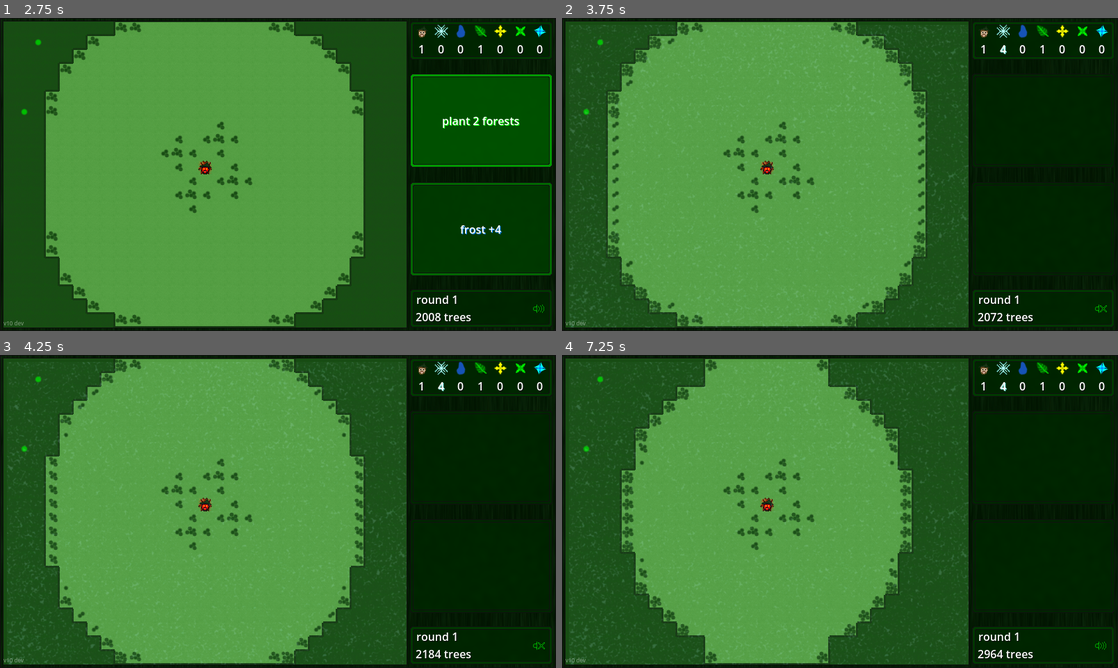
Above: before the commit, frames 1-4 (two rows, left to right).
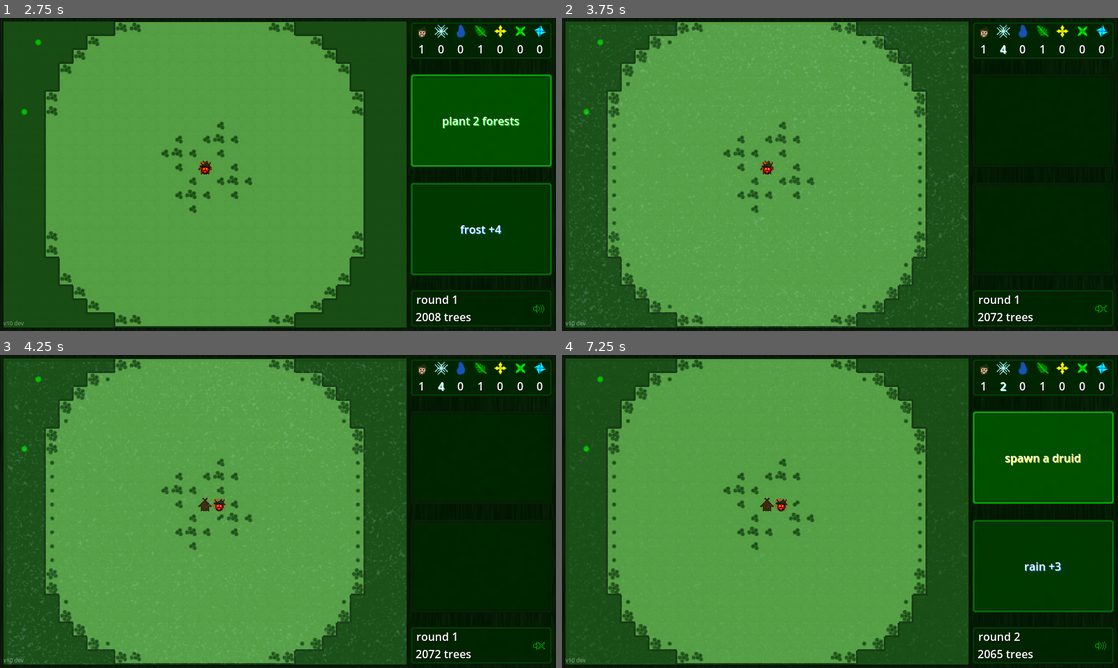
Above: after the commit, the same moments.

Repository: TriffnixXIV/ForstForward
Game: Godot game, scene res://Scenes/ForstForward.tscn
The game is run twice, just before and just after one commit, with the same random seed, the same clock (stepped at 60 frames per second) and the same inputs. Sound files missing from this copy of the repository are replaced by a short silence.
Inputs (mouse positions are in pixels of both pictures, inside the frame that each line leads up to):
- Up to frame 1 (2.75 s): click (205, 174) at 0.5 s; click (205, 174) at 1.25 s; click "plant 2 forests" at 2 s
- Up to frame 2 (3.75 s): click "frost +4" at 2.75 s; click (1101, 309) at 3.5 s
- Up to frame 3 (4.25 s): no input
- Up to frame 4 (7.25 s): tap Enter at 4.25 s; move the mouse to (962, 495) at 4.27 s; tap Tab at 4.35, 5.1, 5.85 s; click (962, 495) at 4.42 s; move the mouse to (728, 527) at 5.02 s; click (728, 527) at 5.17 s; move the mouse to (895, 442) at 5.77 s; click (895, 442) at 5.92 s; click (1045, 458) at 6.5 s, where only the run after the commit has a clickable "spawn a druid"

Frame 1 is identical in both runs. In frame 2, 0.4% of the frame differs, in the area x 8-66%, y 4-99%; in frame 3, 2.5%; in frame 4, 19%, in the area x 7-100%, y 1-99%.
Error before the commit: Invalid call. Nonexistent function 'update_forest_edges' in base 'TileMap (Map)'. (res://Code/Advancement.gd:77)
Error after the commit: Invalid operands 'Array' and 'Object' in operator '+'. (res://Code/ForstForward.gd:161)

Commit message:
map refactor pt3: creatures

Diff:
--- a/Source/Code/Action.gd
+++ b/Source/Code/Action.gd
@@ -147,11 +147,11 @@
 	var success = false
 	match type:
 		Type.spawn_treant:
-			success = map.spawn_treant(cell_position)
+			success = map.treants.spawn(cell_position)
 		Type.spawn_treantling:
-			success = map.spawn_treantling(cell_position)
+			success = map.treantlings.spawn(cell_position)
 		Type.spawn_druid:
-			success = map.spawn_druid(cell_position)
+			success = map.druids.spawn(cell_position)
 		Type.spread:
 			success = map.spread_forest(cell_position, strength)
 			emit_signal("numbers_changed")
--- a/Source/Code/Advancement.gd
+++ b/Source/Code/Advancement.gd
@@ -6,7 +6,7 @@
 enum Phase {transitioning, idle, starting, druids, growth, villagers}
 var current_phase = Phase.idle
 
-var still_acting: bool = false
+var actions_left: bool = false
 
 var step_done = false
 
@@ -29,27 +29,27 @@
 
 func start_druid_phase():
 	$Sounds/DruidStart.play()
-	still_acting = true
+	actions_left = true
 	current_phase = Phase.druids
 
-	for druid in map.druids:
+	for druid in map.druids.druids:
 		druid.prepare_turn(map.druid_actions)
 		druid.set_circle_trees(map.druid_circle_trees)
 
-	for treant in map.treants:
+	for treant in map.treants.treants:
 		treant.prepare_turn(map.treant_actions)
 		treant.set_death_spread(map.treant_death_spread)
 
-	for treantling in map.treantlings:
+	for treantling in map.treantlings.treantlings:
 		treantling.prepare_turn(map.treantling_actions)
 		treantling.set_stomp_strength(map.treantling_strength)
 		treantling.set_death_spread(map.treantling_death_spread)
 
 func next_druid_step():
 	$Sounds/DruidAdvance.play()
-	still_acting = false
-	for creature in map.druids + map.treants + map.treantlings:
-		still_acting = creature.act() or still_acting
+	actions_left = false
+	for creature in map.druids.druids + map.treants.treants + map.treantlings.treantlings:
+		actions_left = creature.act() or actions_left
 
 func start_growth_phase():
 	$Sounds/GrowthStart.play()
@@ -74,30 +74,23 @@
 		map.increase_yield(cell, growth_amounts[cell])
 		map.grown_trees += map.get_yield(cell) - previous_yield
 
-	map.update_forest_edges()
+	map.forest_edges.update()
 	map.remaining_growth_stages -= 1
 	map.total_growth_stages += 1
 
 func start_villager_phase():
 	$Sounds/HorstStart.play()
-	still_acting = true
+	actions_left = true
 	current_phase = Phase.villagers
 
-	var action_loss = map.get_coldness()
-	for villager in map.villagers.villagers:
-		map.actions_lost_to_frost += min(map.villager_actions, action_loss)
-		villager.prepare_turn(map.villager_actions - action_loss)
-
-	map.update_cell_tree_distance_map()
+	map.villagers.prepare()
 
 func next_villager_step():
 	villager_moved = false
 	villager_chopped = false
 	villager_built = false
 
-	still_acting = false
-	for villager in map.villagers.villagers:
-		still_acting = villager.act() or still_acting
+	actions_left = map.villagers.act()
 
 	$Sounds/BaseAdvance.play()
 	if villager_moved:		$Sounds.villager_move()
@@ -117,12 +110,12 @@
 		step_done = false
 		match current_phase:
 			Phase.starting:
-				if len(map.druids) == 0 and len(map.treantlings) == 0 and len(map.treants) == 0:
+				if len(map.druids.druids) == 0 and len(map.treantlings.treantlings) == 0 and len(map.treants.treants) == 0:
 					start_growth_phase()
 				else:
 					start_druid_phase()
 			Phase.druids:
-				if still_acting:
+				if actions_left:
 					next_druid_step()
 				else:
 					start_growth_phase()
@@ -132,7 +125,7 @@
 				else:
 					start_villager_phase()
 			Phase.villagers:
-				if still_acting:
+				if actions_left:
 					next_villager_step()
 				else:
 					finish()
--- /dev/null
+++ b/Source/Code/Druids.gd
@@ -0,0 +1,28 @@
+extends Node2D
+class_name Druids
+
+var map: Map
+
+var DruidScene: PackedScene = preload("res://Scenes/Druid.tscn")
+var druids: Array[Druid] = []
+
+func reset():
+	for druid in druids:
+		remove_child(druid)
+		druid.queue_free()
+	druids = []
+
+func can_spawn(cell_position: Vector2i):
+	return map.is_forest(cell_position)
+
+func spawn(cell_position: Vector2i):
+	if can_spawn(cell_position):
+		var druid: Druid = DruidScene.instantiate()
+		druid.cell_position = cell_position
+		druid.map = map
+		druid.update_position()
+		druids.append(druid)
+		add_child(druid)
+		return true
+	else:
+		return false
--- a/Source/Code/ForstForward.gd
+++ b/Source/Code/ForstForward.gd
@@ -132,11 +132,11 @@
 		var valid_click_target = false
 		match selected_action.get_active_type():
 			Action.Type.spawn_treant:
-				valid_click_target = $Map.can_spawn_treant(current_map_position)
+				valid_click_target = $Map.treants.can_spawn(current_map_position)
 			Action.Type.spawn_treantling:
-				valid_click_target = $Map.can_spawn_treantling(current_map_position)
+				valid_click_target = $Map.treantlings.can_spawn(current_map_position)
 			Action.Type.spawn_druid:
-				valid_click_target = $Map.can_spawn_druid(current_map_position)
+				valid_click_target = $Map.druids.can_spawn(current_map_position)
 			Action.Type.plant:
 				valid_click_target = $Map.can_plant_forest(current_map_position)
 			Action.Type.spread:
@@ -392,6 +392,11 @@
 	start_next_round()
 
 func start_next_round():
+	if len($Map.crystals.fully_grown_crystals) > 0:
+		$Sounds.upgrade()
+	else:
+		play_advance_sound()
+
 	current_round += 1
 	next_turn_step()
 	unlock_selection()
@@ -453,9 +458,9 @@
 	$Sidebar/InGameUI/NumberContainer/Numbers/GrowthUpgrades/Label.label_settings.shadow_color = Color(0, 0, 0, 0.8)
 	$Sidebar/InGameUI/NumberContainer/Numbers/WeatherUpgrades/Label.text = str(upgrade_factory.total_weather_upgrades)
 	$Sidebar/InGameUI/NumberContainer/Numbers/WeatherUpgrades/Label.label_settings.shadow_color = Color(0, 0, 0, 0.8)
-	$Sidebar/InGameUI/NumberContainer/Numbers/Druids/Label.text = str(len($Map.druids))
+	$Sidebar/InGameUI/NumberContainer/Numbers/Druids/Label.text = str(len($Map.druids.druids))
 	$Sidebar/InGameUI/NumberContainer/Numbers/Druids/Label.label_settings.shadow_color = Color(0, 0, 0, 0.8)
-	$Sidebar/InGameUI/NumberContainer/Numbers/Treants/Label.text = str(len($Map.treants))
+	$Sidebar/InGameUI/NumberContainer/Numbers/Treants/Label.text = str(len($Map.treants.treants))
 	$Sidebar/InGameUI/NumberContainer/Numbers/Treants/Label.label_settings.shadow_color = Color(0, 0, 0, 0.8)
 
 func update_score():
--- a/Source/Code/Map.gd
+++ b/Source/Code/Map.gd
@@ -9,26 +9,18 @@
 var transition_info = []
 
 var forest_edges: ForestEdges
+var crystals: Crystals
 var villagers: Villagers
-
-@export var Druid: PackedScene
-var druids: Array[Druid] = []
-
-@export var Treant: PackedScene
-var treants: Array[Treant] = []
-
-var Treantling: PackedScene = preload("res://Scenes/Treantling.tscn")
-var treantlings: Array[Treantling] = []
-
-var crystals: Crystals
-
-@export var LightningStrike: PackedScene
-@export var Blast: PackedScene
-@export var GrowthEffect: PackedScene
+var treants: Treants
+var treantlings: Treantlings
+var druids: Druids
+
+var LightningStrike: PackedScene = preload("res://Scenes/Lightning.tscn")
+var Blast: PackedScene = preload("res://Scenes/Blast.tscn")
+var GrowthEffect: PackedScene = preload("res://Scenes/GrowthEffect.tscn")
 
 var highest_possible_score: int
 
-var base_villager_actions = 12
 var base_treant_actions = 6
 var base_treant_has_lifespan = false
 var base_treant_lifespan = 40
@@ -48,7 +40,6 @@
 var base_rain_frost_boost = 0
 var base_min_frost = 0
 
-var villager_actions: int
 var treant_actions: int
 var treant_has_lifespan: bool
 var treant_lifespan: int
@@ -113,11 +104,17 @@
 	forest_edges = $ForestEdges
 	crystals = $Crystals
 	villagers = $Villagers
+	treants = $Treants
+	treantlings = $Treantlings
+	druids = $Druids
 
 	advancement.map = self
 	forest_edges.map = self
 	crystals.map = self
 	villagers.map = self
+	treants.map = self
+	treantlings.map = self
+	druids.map = self
 
 	highest_possible_score = width * height * 10
 
@@ -234,19 +231,13 @@
 	frost_boost = 0
 	update_frost_overlay()
 
+	crystals.reset()
 	villagers.reset()
-
-	for creature in druids + treants + treantlings:
-		remove_child(creature)
-		creature.queue_free()
-	druids = []
-	treants = []
-	treantlings = []
-
-	crystals.reset()
+	druids.reset()
+	treants.reset()
+	treantlings.reset()
 
 func reset_upgrades():
-	villager_actions		= base_villager_actions
 	treant_actions			= base_treant_actions
 	treant_has_lifespan		= base_treant_has_lifespan
 	treant_lifespan			= base_treant_lifespan
@@ -358,7 +349,7 @@
 	var coldness = get_coldness()
 	if coldness > 0:
 		$Overlays/Frost.visible = true
-		$Overlays/Frost.modulate.a = min(1, coldness / float(villager_actions))
+		$Overlays/Frost.modulate.a = min(1, coldness / float(villagers.actions))
 	else:
 		$Overlays/Frost.visible = false
 
@@ -721,89 +712,13 @@
 	lightning_strike.queue_free()
 
 func count_treant_spawn_spots():
-	return count_spots(can_spawn_treant)
-
-func can_spawn_treant(cell_position: Vector2i):
-	for diff in [Vector2i(0, 0), Vector2i(1, 0), Vector2i(1, 1), Vector2i(0, 1)]:
-		var cell = cell_position + diff
-		if not is_forest(cell):
-			return false
-	return true
-
-func spawn_treant(cell_position: Vector2i):
-	if can_spawn_treant(cell_position):
-		var treant: Treant = Treant.instantiate()
-		treant.cell_position = cell_position
-		treant.map = self
-		if treant_has_lifespan:
-			treant.set_lifespan(treant_lifespan)
-		treant.update_position()
-		treant.connect("has_died", despawn_treant)
-		treants.append(treant)
-		add_child(treant)
-		treants_spawned += 1
-		return true
-	else:
-		return false
-
-func set_treant_lifespan(actions: int):
-	treant_lifespan = actions
-	for treant in treants:
-		treant.set_lifespan(treant_lifespan)
-
-func despawn_treant(treant: Treant):
-	treants.erase(treant)
-	remove_child(treant)
-	treant.queue_free()
+	return count_spots(treants.can_spawn)
 
 func count_treantling_spawn_spots():
-	return count_spots(can_spawn_treantling)
-
-func can_spawn_treantling(cell_position: Vector2i):
-	return is_forest(cell_position)
-
-func spawn_treantling(cell_position: Vector2i):
-	if can_spawn_treantling(cell_position):
-		var treantling: Treantling = Treantling.instantiate()
-		treantling.cell_position = cell_position
-		treantling.map = self
-		treantling.set_lifespan(treantling_lifespan)
-		treantling.update_position()
-		treantling.connect("has_died", despawn_treantling)
-		treantlings.append(treantling)
-		add_child(treantling)
-		treantlings_spawned += 1
-		return true
-	else:
-		return false
-
-func set_treantling_lifespan(actions: int):
-	treantling_lifespan = actions
-	for treantling in treantlings:
-		treantling.set_lifespan(treantling_lifespan)
-
-func despawn_treantling(treantling: Treantling):
-	treantlings.erase(treantling)
-	remove_child(treantling)
-	treantling.queue_free()
+	return count_spots(treantlings.can_spawn)
 
 func count_druid_spawn_spots():
-	return count_spots(can_spawn_druid)
-
-func can_spawn_druid(cell_position: Vector2i):
-	return is_forest(cell_position)
-
-func spawn_druid(cell_position: Vector2i):
-	if can_spawn_druid(cell_position):
-		var druid: Druid = Druid.instantiate()
-		druid.cell_position = cell_position
-		druid.map = self
-		druid.update_position()
-		druids.append(druid)
-		add_child(druid)
-		return true
-	else:
-		return false
+	return count_spots(druids.can_spawn)
 
 func blast_with_fire(cell_position: Vector2i):
 	var blast: Blast = Blast.instantiate()
--- /dev/null
+++ b/Source/Code/Treantlings.gd
@@ -0,0 +1,41 @@
+extends Node2D
+class_name Treantlings
+
+var map: Map
+
+var TreantlingScene: PackedScene = preload("res://Scenes/Treantling.tscn")
+var treantlings: Array[Treantling] = []
+
+func reset():
+	for treantling in treantlings:
+		remove_child(treantling)
+		treantling.queue_free()
+	treantlings = []
+
+func can_spawn(cell_position: Vector2i):
+	return map.is_forest(cell_position)
+
+func spawn(cell_position: Vector2i):
+	if can_spawn(cell_position):
+		var treantling: Treantling = TreantlingScene.instantiate()
+		treantling.cell_position = cell_position
+		treantling.map = map
+		treantling.set_lifespan(map.treantling_lifespan)
+		treantling.update_position()
+		treantling.connect("has_died", despawn)
+		treantlings.append(treantling)
+		add_child(treantling)
+		map.treantlings_spawned += 1
+		return true
+	else:
+		return false
+
+func set_lifespan(actions: int):
+	map.treantling_lifespan = actions
+	for treantling in treantlings:
+		treantling.set_lifespan(map.treantling_lifespan)
+
+func despawn(treantling: Treantling):
+	treantlings.erase(treantling)
+	remove_child(treantling)
+	treantling.queue_free()
--- /dev/null
+++ b/Source/Code/Treants.gd
@@ -0,0 +1,46 @@
+extends Node2D
+class_name Treants
+
+var map: Map
+
+var TreantScene: PackedScene = preload("res://Scenes/Treant.tscn")
+var treants: Array[Treant] = []
+
+func reset():
+	for treant in treants:
+		remove_child(treant)
+		treant.queue_free()
+	treants = []
+
+func can_spawn(cell_position: Vector2i):
+	for diff in [Vector2i(0, 0), Vector2i(1, 0), Vector2i(1, 1), Vector2i(0, 1)]:
+		var cell = cell_position + diff
+		if not map.is_forest(cell):
+			return false
+	return true
+
+func spawn(cell_position: Vector2i):
+	if can_spawn(cell_position):
+		var treant: Treant = TreantScene.instantiate()
+		treant.cell_position = cell_position
+		treant.map = map
+		if map.treant_has_lifespan:
+			treant.set_lifespan(map.treant_lifespan)
+		treant.update_position()
+		treant.connect("has_died", despawn)
+		treants.append(treant)
+		add_child(treant)
+		map.treants_spawned += 1
+		return true
+	else:
+		return false
+
+func set_lifespan(actions: int):
+	map.treant_lifespan = actions
+	for treant in treants:
+		treant.set_lifespan(map.treant_lifespan)
+
+func despawn(treant: Treant):
+	treants.erase(treant)
+	remove_child(treant)
+	treant.queue_free()
--- a/Source/Code/Upgrade.gd
+++ b/Source/Code/Upgrade.gd
@@ -151,25 +151,25 @@
 				Attribute.actions:
 					map.treant_actions = value
 					if len(other_values) > 0:
-						map.set_treant_lifespan(other_values[1])
+						map.treants.set_lifespan(other_values[1])
 				Attribute.lifespan:
 					map.treant_has_lifespan = true
 					map.treant_actions = value
-					map.set_treant_lifespan(other_values[0])
+					map.treants.set_lifespan(other_values[0])
 				Attribute.spread:
 					map.treant_death_spread = value
-					map.set_treant_lifespan(other_values[1])
+					map.treants.set_lifespan(other_values[1])
 		Type.treantling:
 			prototype = action_factory.action_prototypes[Action.Type.spawn_treantling]
 			match attribute:
 				Attribute.clicks:	prototype.clicks = value
 				Attribute.actions:
 					map.treantling_actions = value
-					map.set_treantling_lifespan(other_values[1])
+					map.treantlings.set_lifespan(other_values[1])
 				Attribute.strength:	map.treantling_strength = value
 				Attribute.spread:
 					map.treantling_death_spread = value
-					map.set_treantling_lifespan(other_values[1])
+					map.treantlings.set_lifespan(other_values[1])
 		Type.druid:
 			prototype = action_factory.action_prototypes[Action.Type.spawn_druid]
 			match attribute:
@@ -178,7 +178,7 @@
 				Attribute.strength:	map.druid_circle_trees = value
 		Type.villager:
 			match attribute:
-				Attribute.actions:	map.villager_actions = value
+				Attribute.actions:	map.villagers.actions = value
 		Type.growth:
 			match attribute:
 				Attribute.strength:
--- a/Source/Code/Villagers.gd
+++ b/Source/Code/Villagers.gd
@@ -10,11 +10,30 @@
 
 var horst_amount: int = 1
 
+var base_actions: int = 12
+var actions: int
+
 func reset():
+	actions = base_actions
+
 	for villager in homeless_villagers:
 		despawn(villager, true)
 	for villager in villagers:
 		villager.reset()
+
+func prepare():
+	var action_loss = map.get_coldness()
+	for villager in villagers:
+		map.actions_lost_to_frost += min(actions, action_loss)
+		villager.prepare_turn(actions - action_loss)
+
+	map.update_cell_tree_distance_map()
+
+func act():
+	var actions_left = false
+	for villager in villagers:
+		actions_left = villager.act() or actions_left
+	return actions_left
 
 func check_horst_amount():
 	if len(villagers) > 0:
--- a/Source/Scenes/Crystal.tscn
+++ b/Source/Scenes/Crystal.tscn
@@ -1,12 +1,11 @@
 [gd_scene load_steps=4 format=3 uid="uid://bcdc607uvvqyb"]
 
-[ext_resource type="Script" path="res://Code/Crystal.gd" id="1_pvdkx"]
+[ext_resource type="Script" path="res://Code/Crystal.gd" id="1_avkhr"]
 [ext_resource type="Texture2D" uid="uid://bfakcb02cubvj" path="res://Images/Crystals/Crystals.png" id="2_bowqc"]
 [ext_resource type="Texture2D" uid="uid://fk8i61cepr3y" path="res://Images/Crystals/SparksBlue.png" id="17_mhc2i"]
 
 [node name="Crystal" type="Node2D"]
-z_index = 1
-script = ExtResource("1_pvdkx")
+script = ExtResource("1_avkhr")
 
 [node name="Sparks" type="Sprite2D" parent="."]
 position = Vector2(-20, -20)
--- a/Source/Scenes/Druid.tscn
+++ b/Source/Scenes/Druid.tscn
@@ -5,7 +5,6 @@
 [ext_resource type="Texture2D" uid="uid://sw1gahi5bvs0" path="res://Images/DruidStuff/Druid.png" id="2_lpndy"]
 
 [node name="Druid" type="Node2D"]
-z_index = 1
 script = ExtResource("1_0dedn")
 
 [node name="Circle" type="Sprite2D" parent="."]
--- a/Source/Scenes/ForstForward.tscn
+++ b/Source/Scenes/ForstForward.tscn
@@ -11,23 +11,18 @@
 [ext_resource type="Script" path="res://Code/Advancement.gd" id="7_xxdmg"]
 [ext_resource type="Texture2D" uid="uid://c2kj8qomwkvw8" path="res://Images/Tiles/Growth.png" id="8_rvm20"]
 [ext_resource type="Texture2D" uid="uid://d1qg7dksiud0w" path="res://Images/Tiles/Forest.png" id="9_s63f6"]
-[ext_resource type="PackedScene" uid="uid://c7tt164thkk3e" path="res://Scenes/Druid.tscn" id="9_y30ib"]
 [ext_resource type="Texture2D" uid="uid://c03kav2gapnit" path="res://Images/Tiles/BuildSite.png" id="10_qgaew"]
 [ext_resource type="Texture2D" uid="uid://ch8m0ppg72bx2" path="res://Images/Tiles/House.png" id="11_3i2bg"]
 [ext_resource type="Script" path="res://Code/Map.gd" id="12_6qirj"]
 [ext_resource type="PackedScene" uid="uid://dubnlkv4oty8e" path="res://Scenes/Levels/Level1.tscn" id="15_407iu"]
 [ext_resource type="PackedScene" uid="uid://brer30o71215h" path="res://Scenes/Levels/Level2.tscn" id="16_6jsyv"]
 [ext_resource type="PackedScene" uid="uid://4sl1qvk822xs" path="res://Scenes/Levels/Level3.tscn" id="17_qqkob"]
-[ext_resource type="PackedScene" uid="uid://bx13d72r8gahd" path="res://Scenes/Treant.tscn" id="17_rglu0"]
 [ext_resource type="PackedScene" uid="uid://ltnn6l8sysdr" path="res://Scenes/Levels/Level6.tscn" id="18_m1f27"]
 [ext_resource type="PackedScene" uid="uid://d223ip0jmfp16" path="res://Scenes/Levels/Level4.tscn" id="18_ngmoe"]
 [ext_resource type="PackedScene" uid="uid://4g7on7vsmd57" path="res://Scenes/Levels/Level7.tscn" id="19_p7cwc"]
 [ext_resource type="PackedScene" uid="uid://6b24wittmrru" path="res://Scenes/Levels/Level5.tscn" id="19_qo6jg"]
-[ext_resource type="PackedScene" uid="uid://bmrv7mgrpf6mp" path="res://Scenes/Blast.tscn" id="23_fm4bp"]
-[ext_resource type="PackedScene" uid="uid://cpcurlk3kc20s" path="res://Scenes/GrowthEffect.tscn" id="24_hbdlb"]
 [ext_resource type="AudioStream" uid="uid://dy6gtytfq6mgv" path="res://Sounds/DruidStart.wav" id="24_p5qfq"]
 [ext_resource type="AudioStream" uid="uid://che0eaqbg2uh1" path="res://Sounds/DruidAdvance.wav" id="25_ayc6w"]
-[ext_resource type="PackedScene" uid="uid://d1y37533nos6r" path="res://Scenes/Lightning.tscn" id="25_g2uic"]
 [ext_resource type="AudioStream" uid="uid://cvk8hri2tua3k" path="res://Sounds/GrowthStart.wav" id="26_e3qfq"]
 [ext_resource type="Texture2D" uid="uid://cow75qgx5a5g1" path="res://Images/BorderBackground.png" id="27_7p77l"]
 [ext_resource type="AudioStream" uid="uid://c8tjmfesx640a" path="res://Sounds/GrowthAdvance.wav" id="27_f1rrp"]
@@ -45,8 +40,11 @@
 [ext_resource type="Script" path="res://Code/ForestEdges.gd" id="35_skp1v"]
 [ext_resource type="Texture2D" uid="uid://cqu2nut45lepw" path="res://Images/Highlights/LargeHighlight.png" id="36_1cjcc"]
 [ext_resource type="Script" path="res://Code/Crystals.gd" id="36_utnoc"]
+[ext_resource type="Script" path="res://Code/Treants.gd" id="37_0al7l"]
 [ext_resource type="Script" path="res://Code/Villagers.gd" id="37_cce84"]
 [ext_resource type="Texture2D" uid="uid://c7ix3anx83jq7" path="res://Images/Highlights/LargeRedHighlight.png" id="37_k0mh1"]
+[ext_resource type="Script" path="res://Code/Treantlings.gd" id="38_l3m2f"]
+[ext_resource type="Script" path="res://Code/Druids.gd" id="39_7ykrn"]
 [ext_resource type="LabelSettings" uid="uid://bterirwd56o63" path="res://Text/CellNumberLabelSettings.tres" id="41_7rtjq"]
 [ext_resource type="Texture2D" uid="uid://1t3o6p2kvsui" path="res://Images/Treant.png" id="42_e0d5f"]
 [ext_resource type="Texture2D" uid="uid://dbib7gx4a4q03" path="res://Images/MapOverlays/MenuOverlay.png" id="44_g65wn"]
@@ -283,11 +281,6 @@
 layer_0/tile_data = PackedInt32Array(65540, 2, 0, 65541, 2, 0, 65542, 2, 0, 65543, 2, 0, 65544, 2, 0, 65545, 2, 0, 6554 …(8868 unchanged characters)…
 script = ExtResource("12_6qirj")
 levels = Array[PackedScene]([ExtResource("15_407iu"), ExtResource("16_6jsyv"), ExtResource("17_qqkob"), ExtResource("18_ngmoe"), ExtResource("19_qo6jg"), ExtResource("18_m1f27"), ExtResource("19_p7cwc")])
-Druid = ExtResource("9_y30ib")
-Treant = ExtResource("17_rglu0")
-LightningStrike = ExtResource("25_g2uic")
-Blast = ExtResource("23_fm4bp")
-GrowthEffect = ExtResource("24_hbdlb")
 
 [node name="Sounds" type="Node" parent="Map"]
 script = ExtResource("28_bmy4v")
@@ -341,30 +334,30 @@
 script = ExtResource("37_cce84")
 
 [node name="Treants" type="Node2D" parent="Map"]
+script = ExtResource("37_0al7l")
 
 [node name="Treantlings" type="Node2D" parent="Map"]
+script = ExtResource("38_l3m2f")
 
 [node name="Druids" type="Node2D" parent="Map"]
+script = ExtResource("39_7ykrn")
 
 [node name="Overlays" type="Node2D" parent="Map"]
 
 [node name="Frost" type="Sprite2D" parent="Map/Overlays"]
 visible = false
-z_index = 2
 position = Vector2(5, 5)
 texture = ExtResource("31_ctvyl")
 centered = false
 
 [node name="Rain" type="Sprite2D" parent="Map/Overlays"]
 visible = false
-z_index = 2
 position = Vector2(5, 5)
 texture = ExtResource("32_dub1y")
 centered = false
 
 [node name="CellHighlight" type="Sprite2D" parent="Map/Overlays"]
 visible = false
-z_index = 2
 position = Vector2(5, 5)
 texture = ExtResource("31_3mgxn")
 centered = false
--- a/Source/Scenes/Treant.tscn
+++ b/Source/Scenes/Treant.tscn
@@ -4,7 +4,6 @@
 [ext_resource type="Script" path="res://Code/Treant.gd" id="1_qw5fn"]
 
 [node name="Treant" type="Node2D"]
-z_index = 1
 script = ExtResource("1_qw5fn")
 
 [node name="Sprite" type="Sprite2D" parent="."]
--- a/Source/Scenes/Treantling.tscn
+++ b/Source/Scenes/Treantling.tscn
@@ -4,7 +4,6 @@
 [ext_resource type="Texture2D" uid="uid://cq7pqe3iw80wp" path="res://Images/Treantling.png" id="2_14xa4"]
 
 [node name="Treantling" type="Node2D"]
-z_index = 1
 script = ExtResource("1_ouokp")
 
 [node name="Sprite" type="Sprite2D" parent="."]
Not shown: 1 places in Source/Scenes/ForstForward.tscn that only renumber resources
